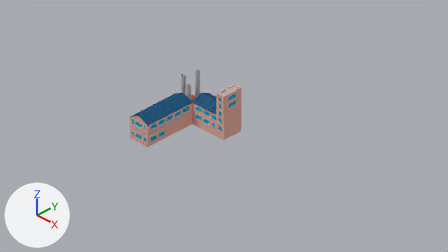
One commit to the Blender file Assets/Blender/Industries/factory.blend: the scene before it, then after it.
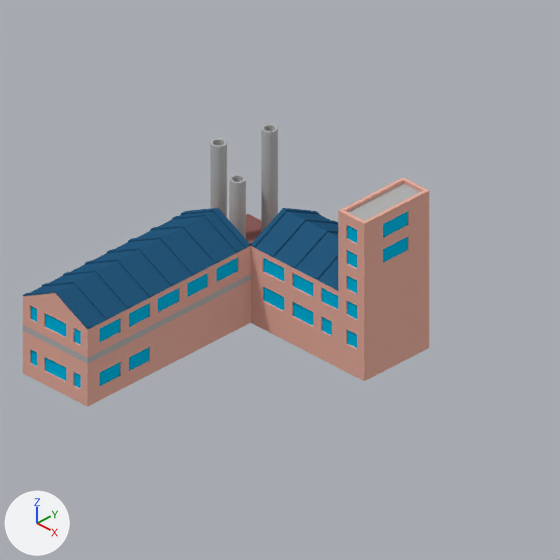
Each version appears first from the file's camera 'Camera', and next in a close-up on the part from 28% to 62% of the width and 14% to 75% of the height. The axes (+X, +Y, +Z) are drawn at lower left. The lights are the same throughout.

Names of what the first close-up shows: 'factorybuilding1', 'factorybuilding2', 'smokestacks'.
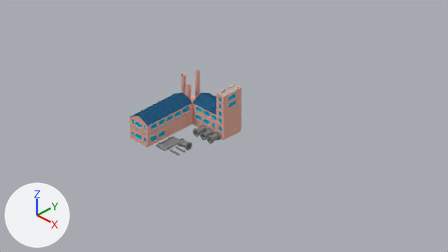
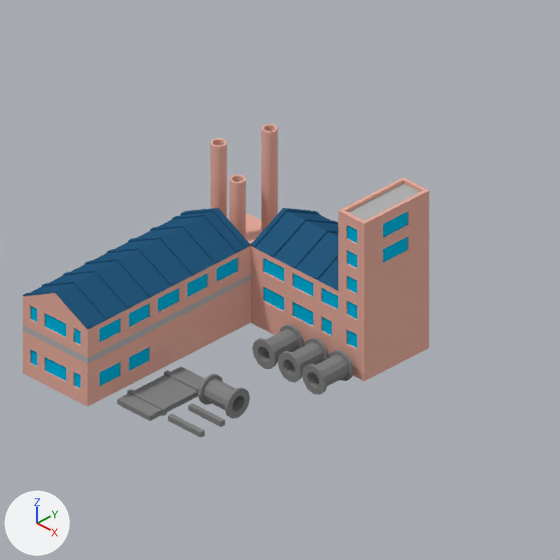
Boxes [x1, y1, x2, y2] around the edits, measured in the close-ups (560 x 560 px):
'Cube.002', added: after [117, 367, 204, 421]
'Drum.003', added: after [198, 374, 250, 419]
'Drum', added: after [302, 350, 354, 395]
'Drum.002', added: after [252, 324, 304, 369]
'Drum.001', added: after [277, 337, 329, 382]
'Cube.001', added: after [168, 414, 205, 438]
'Cube', added: after [188, 403, 225, 427]
part 1 of me_cylinder_002, recoloured (brown to beige): [246, 214, 261, 244] in both
part 2 of me_cylinder_002, recoloured (grey to brown): [210, 124, 278, 239] in both

The change, as a list of edits to the scene's bpy script:
```text
Add mat_steel:
    mat_steel = diffuse_material('steel')
    mat_steel.base_color = (0.237, 0.237, 0.237)  # grey #868686
Change me_cylinder_002:
    where me_cylinder_002.from_pydata(...)  # 520 vertices, 427 faces; spans x -1.76..5.2, y -1.48..6.89, z -1.0..1.12
    used by ob_smokestacks; location = (-1.56, -0.7, 1.0); scale = (0.1, 0.1, 1.0)
    me_cylinder_002 part 1: all 1 face that had it switch from mat_roof2 (brown #8c5d59) to mat_brick (beige #e7ae9f)
    me_cylinder_002 part 2: all 419 faces that had it switch from mat_concrete (grey #b3b3b3) to mat_brick (beige #e7ae9f)
Add me_cylinder:
    me_cylinder.from_pydata(...)  # 144 vertices, 144 faces; spans x -0.2..0.2, y -0.2..0.2, z -0.251..0.251
    me_cylinder.materials.append(mat_steel)  # grey #868686
Add me_cube_001:
    me_cube_001.from_pydata([(-0.283, 0.204, 0.0), (-0.283, 0.204, 0.073), (-0.283, 0.132, 0.0), (-0.283, 0.132, 0.073), (0.283, 0.204, 0.0), (0.283, 0.204, 0.073), (0.283, 0.132, 0.0), (0.283, 0.132, 0.073)], [], [(0, 2, 3, 1), (2, 6, 7, 3), (6, 4, 5, 7), (4, 0, 1, 5), (7, 5, 1, 3)])
    me_cube_001.materials.append(mat_steel)  # grey #868686
Add me_cube_004:
    me_cube_004.from_pydata(...)  # 56 vertices, 49 faces; spans x -0.312..0.312, y -0.384..0.72, z 0.0..0.091
    me_cube_004.materials.append(mat_steel)  # grey #868686
Add ob_drum:
    ob_drum = bpy.data.objects.new('Drum', me_cylinder)
    ob_drum.location = (1.07, -1.44, 0.16)
    ob_drum.rotation_euler = (1.571, 0.0, 0.0)  # degrees (90, 0, 0)
Add ob_drum_001:
    ob_drum_001 = bpy.data.objects.new('Drum.001', me_cylinder.copy())
    ob_drum_001.location = (0.65, -1.44, 0.16)
    ob_drum_001.rotation_euler = (1.571, 0.0, 0.0)  # degrees (90, 0, 0)
Add ob_drum_002:
    ob_drum_002 = bpy.data.objects.new('Drum.002', me_cylinder.copy())
    ob_drum_002.location = (0.21, -1.44, 0.16)
    ob_drum_002.rotation_euler = (1.571, 0.0, 0.0)  # degrees (90, 0, 0)
Add ob_drum_003:
    ob_drum_003 = bpy.data.objects.new('Drum.003', me_cylinder.copy())
    ob_drum_003.location = (0.57, -2.74, 0.16)
    ob_drum_003.rotation_euler = (1.571, 0.0, 1.571)  # degrees (90, 0, 90)
Add ob_cube:
    ob_cube = bpy.data.objects.new('Cube', me_cube_001)
    ob_cube.location = (0.59, -3.23, 0.0)
Add ob_cube_001:
    ob_cube_001 = bpy.data.objects.new('Cube.001', me_cube_001.copy())
    ob_cube_001.location = (0.59, -3.59, 0.0)
Add ob_cube_002:
    ob_cube_002 = bpy.data.objects.new('Cube.002', me_cube_004)
    ob_cube_002.location = (-0.12, -3.23, 0.0)
```
